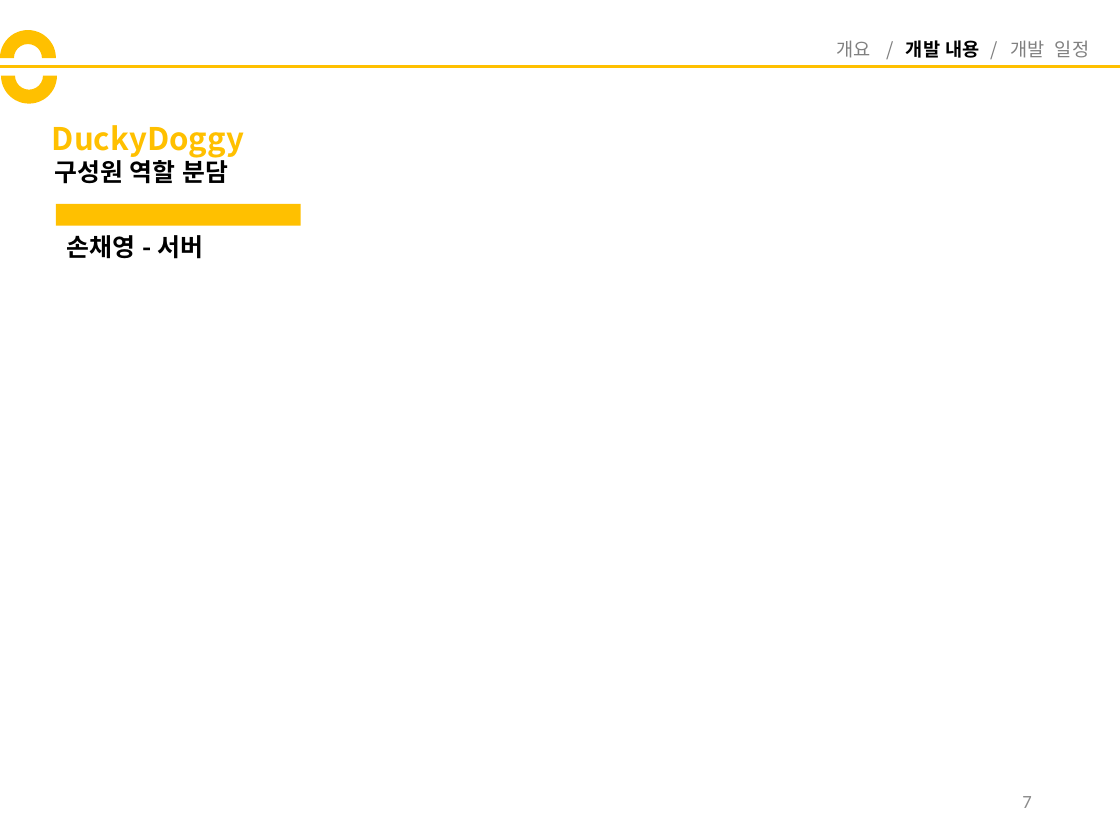
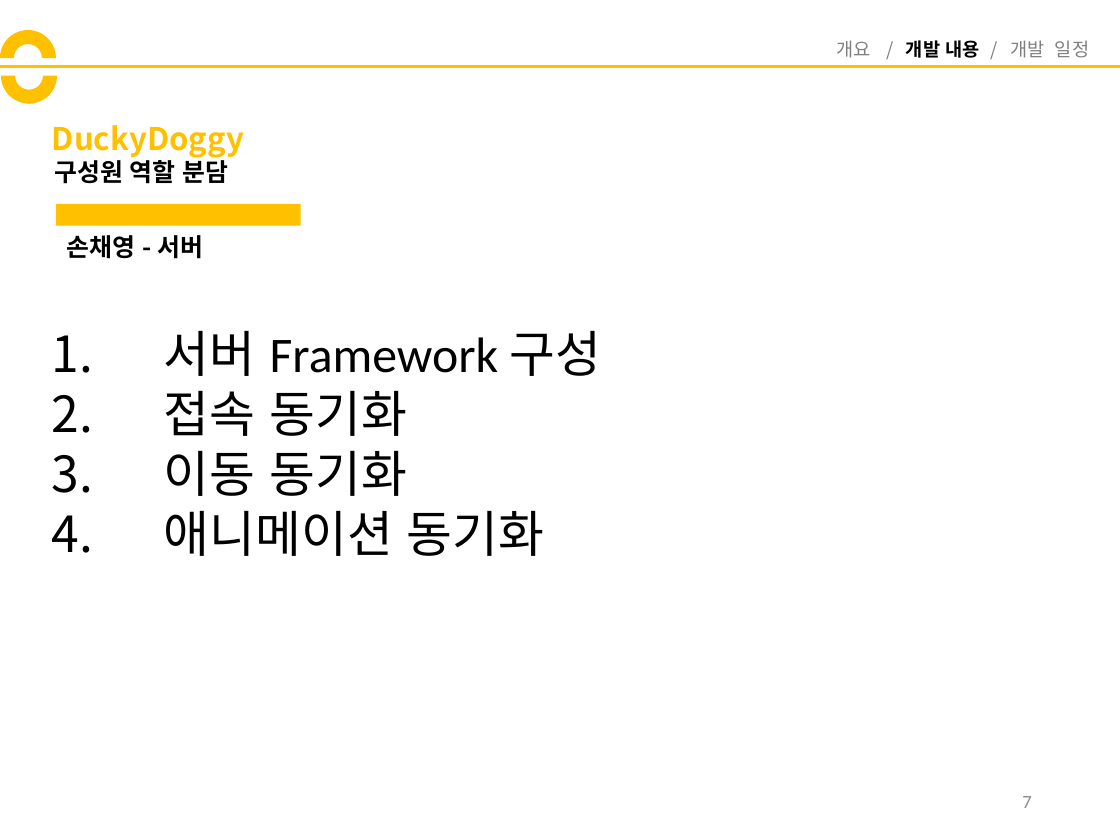
Before and after one commit to codnsj81/HuffAndPuff, a slide deck: slide 7 of 기획 문서/DuckyDoggy_중간발표.pptx. Drawn at 1120x840 pixels with LibreOffice and Linux fonts; fonts in the diff are those of the drawing. Boxes give left, top, right and bottom in pixels: in the first picture for what was removed or moved away, otherwise in the second. Text is boxed around its words. In the diff, an @@ line names an element or a change of style, - is before the commit and + after.

```diff
--- a/기획 문서/DuckyDoggy_중간발표.pptx
+++ b/기획 문서/DuckyDoggy_중간발표.pptx
@@ text added at (164, 331, 602, 556), 32 pt, text #000000 @@
+1. 서버 Framework 구성
+2. 접속 동기화
+3. 이동 동기화
+4. 애니메이션 동기화
```
Also in this commit, not shown: 1 other slide changed.
